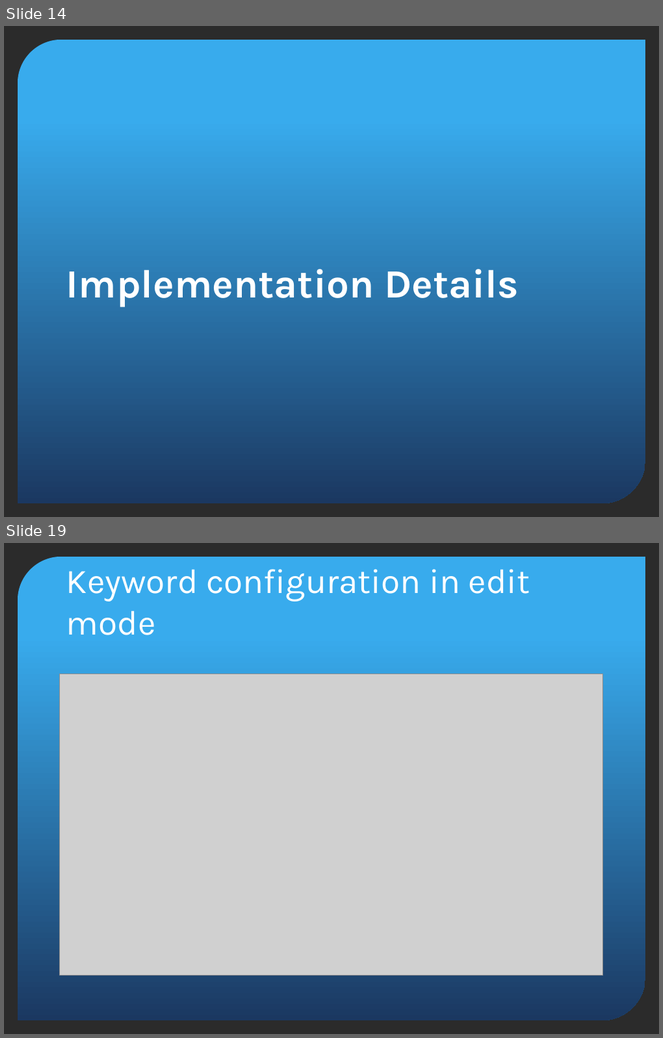
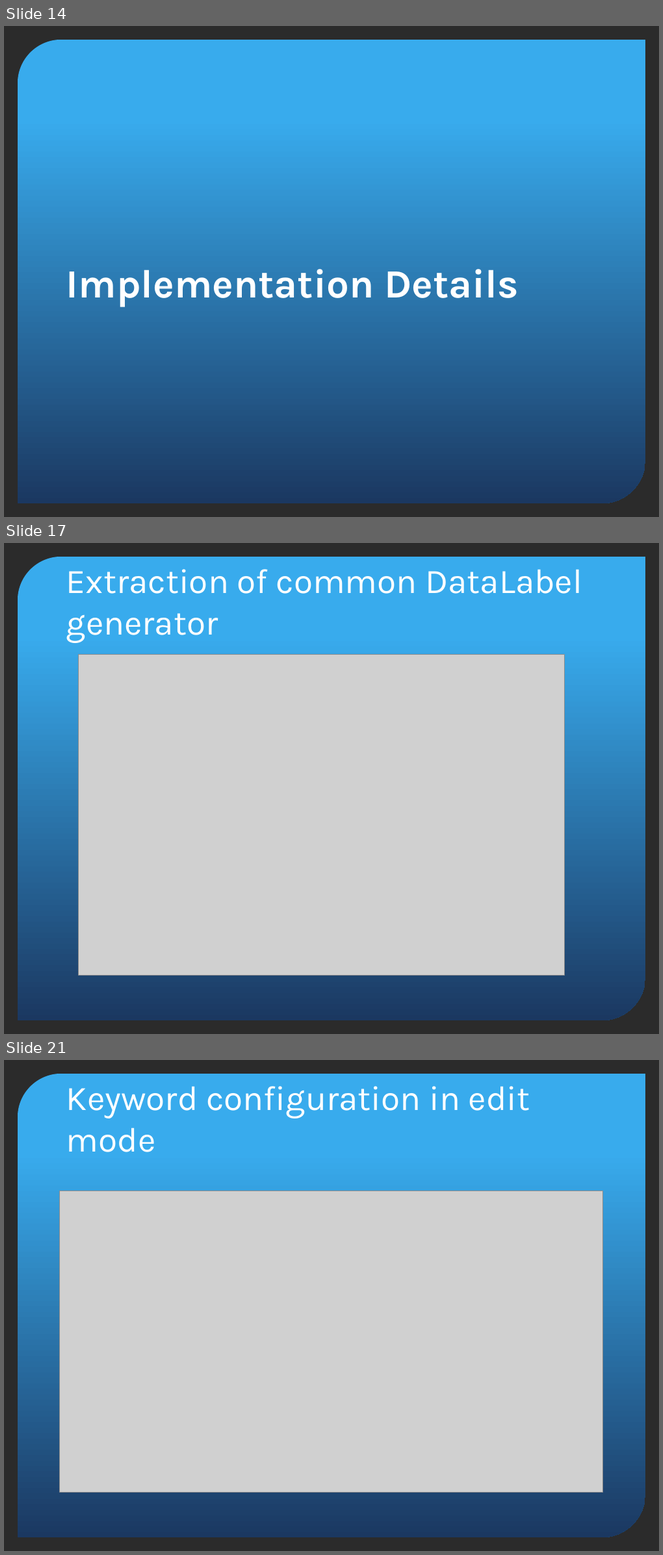
Before and after one commit to jluhrs/gmp, a slide deck: gds-api/src/main/doc/GDSDesignReview.pptx. Shown one above the other, each under a label of ours: slides 14 and 19 before the commit, slides 14, 17 and 21 after it; the slides between them are not shown. The pictures are 663x1038 and 663x1555 pixels, drawn with LibreOffice and Linux fonts; fonts in the diff are those of the drawing; grey boxes stand for pictures; background and template pictures are left out; a plain dark background stands for a picture behind light text. Boxes give left, top, right and bottom in pixels: in the first picture for what was removed or moved away, otherwise in the second. Text is boxed around its words. In the diff, an @@ line names an element or a change of style, - is before the commit and + after.

```diff
--- a/gds-api/src/main/doc/GDSDesignReview.pptx
+++ b/gds-api/src/main/doc/GDSDesignReview.pptx
@@ slide 17 added at box(4, 543, 659, 1034), background picture (left out); not listed: 1 template element that a slide beside it also shows @@
@@ title added at box(66, 569, 583, 643), 38 pt, text #FFFFFF @@
+Extraction of common DataLabel generator
@@ picture added at box(79, 655, 565, 976) @@
@@ what was slide 19 is now slide 21 @@
```
Also in this commit, not shown: 7 slides changed, 3 other slides added, 3 slides removed.
